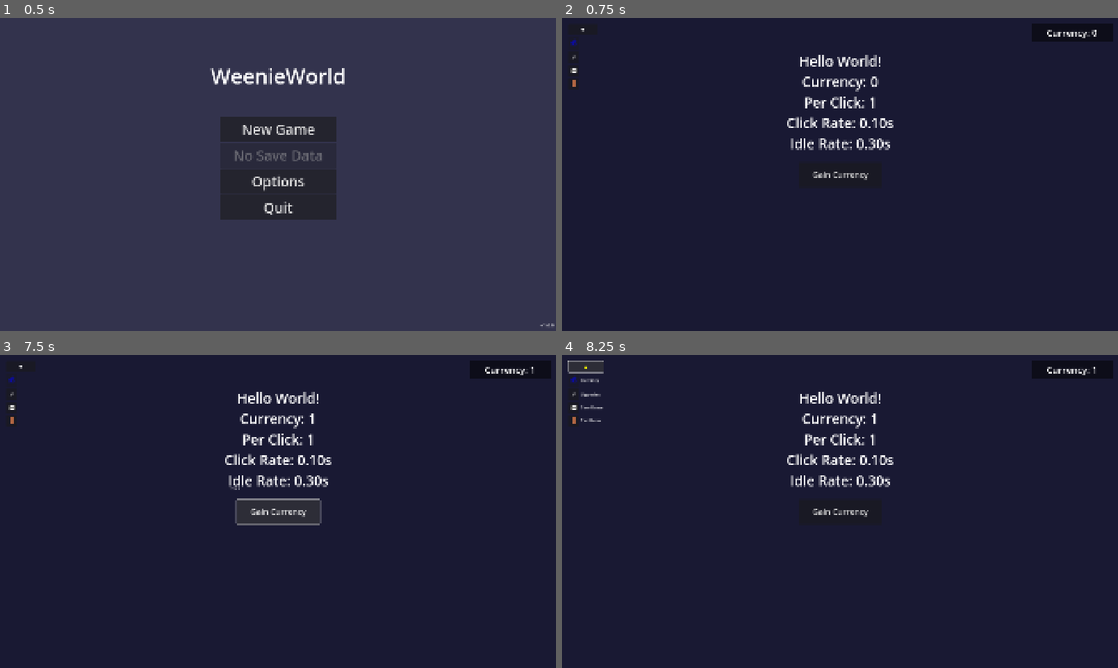
Above: before the commit, frames 1-4 (two rows, left to right).
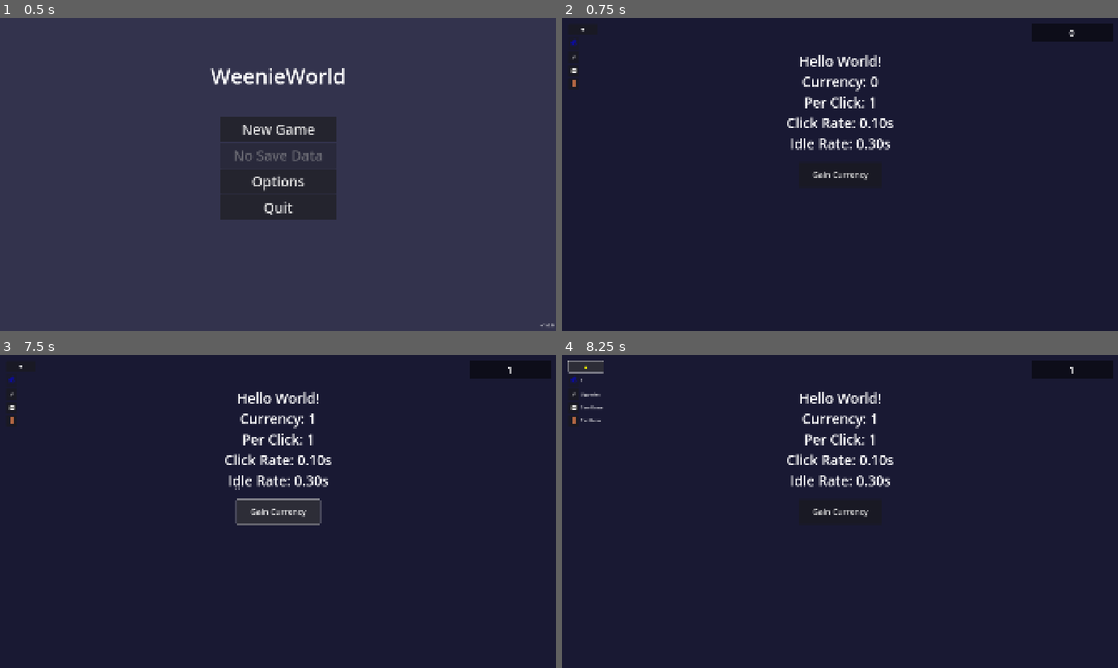
Above: after the commit, the same moments.

Repository: aaronleebrooks/weenieworld
Game: Godot game, scene res://scenes/main_menu/MainMenu.tscn
The game is run twice, just before and just after one commit, with the same random seed, the same clock (stepped at 60 frames per second) and the same inputs.
Inputs:
- Up to frame 1 (0.5 s): no input
- Up to frame 2 (0.75 s): click "New Game" at 0.5 s
- Up to frame 3 (7.5 s): click "⚡" at 1.25 s; click "Gain Currency" at 2 s; click "▼" at 2.75 s; click "▲" at 3.5 s; click "💾" at 4.25 s; click "🚪" at 5 s; click "Yes" at 5.75 s; click "New Game" at 6.5 s; click "Gain Currency" at 7.25 s
- Up to frame 4 (8.25 s): click "▼" at 8 s

Frame 1 is identical in both runs. In frame 2, 0.1% of the frame differs, in the area x 87-97%, y 3-7%; in frame 3, 0.1%; in frame 4, 0.1%, in the area x 3-96%, y 3-9%.

Commit message:
Complete currency display improvements and upgrade system
- Update currency icon tooltips to show actual currency value instead of 'Currency'
- Add dynamic currency labels that display current value when visible
- Add currency display to upgrade panel showing current balance
- Implement real-time currency updates across all displays
- Complete 5-upgrade system with linear/exponential cost scaling
- Add functional upgrade panel with cost display and purchase validation
- Update documentation to reflect current progress (7/8 Phase 2 systems complete)
- Fix signal parameter handling for currency display updates

Diff:
--- a/scenes/game/CurrencyDisplay.gd
+++ b/scenes/game/CurrencyDisplay.gd
@@ -55,5 +55,5 @@
 	var currency_manager = get_node("/root/CurrencyManager")
 	if currency_manager and currency_label:
 		var formatted_currency = currency_manager.get_formatted_currency()
-		currency_label.text = "Currency: " + formatted_currency
+		currency_label.text = formatted_currency
 		# Don't log every update - too frequent
--- a/scenes/game/CurrencyDisplay.tscn
+++ b/scenes/game/CurrencyDisplay.tscn
@@ -26,6 +26,6 @@
 anchors_preset = 15
 anchor_right = 1.0
 anchor_bottom = 1.0
-text = "Currency: 0"
+text = "0"
 horizontal_alignment = 1
 vertical_alignment = 1
--- a/scenes/game/Game.gd
+++ b/scenes/game/Game.gd
@@ -47,6 +47,9 @@
 	if currency_manager:
 		currency_manager.currency_changed.connect(_on_currency_changed)
 		currency_manager.currency_gained.connect(_on_currency_gained)
+		currency_manager.currency_changed.connect(_update_currency_icon_display)
+		currency_manager.currency_gained.connect(_update_currency_icon_display)
+		currency_manager.currency_spent.connect(_update_currency_icon_display)
 
 	# Connect to click manager for currency gain events
 	var click_manager = get_node("/root/ClickManager")
@@ -85,9 +88,30 @@
 	currency_icon.add_theme_color_override("font_disabled_color", Color.BLUE)
 	print("DEBUG: Currency icon set to non-clickable with blue text")
 
+func _get_currency_display_text() -> String:
+	"""Get the current currency value as formatted text"""
+	var currency_manager = get_node("/root/CurrencyManager")
+	if currency_manager:
+		return currency_manager.get_formatted_currency()
+	return "0"
+
+func _update_currency_icon_display(param1 = 0, param2 = ""):
+	"""Update the currency icon tooltip and label with current currency value"""
+	var currency_text = _get_currency_display_text()
+
+	# Update tooltip if tooltips are enabled
+	if not tooltips_always_visible:
+		currency_icon.tooltip_text = currency_text
+
+	# Update label if labels are visible
+	if icon_labels.has(currency_icon):
+		var label = icon_labels[currency_icon]
+		if label and label.visible:
+			label.text = currency_text
+
 func _setup_tooltips():
 	"""Setup tooltips for all icons"""
-	_setup_icon_tooltip(currency_icon, "Currency")
+	_setup_icon_tooltip(currency_icon, _get_currency_display_text())
 	_setup_icon_tooltip(upgrade_icon, "Upgrades")
 	_setup_icon_tooltip(save_icon, "Save Game")
 	_setup_icon_tooltip(exit_icon, "Exit Game")
@@ -168,6 +192,9 @@
 		var label = icon_labels[icon]
 		if label:
 			label.visible = true
+			# Update currency label with current value
+			if icon == currency_icon:
+				label.text = _get_currency_display_text()
 	print("DEBUG: All labels shown")
 
 func _hide_all_labels():
@@ -189,7 +216,7 @@
 	for icon in icon_labels:
 		var tooltip_text = ""
 		if icon == currency_icon:
-			tooltip_text = "Currency"
+			tooltip_text = _get_currency_display_text()
 		elif icon == upgrade_icon:
 			tooltip_text = "Upgrades"
 		elif icon == save_icon:
@@ -204,7 +231,7 @@
 	if not tooltips_always_visible:
 		var tooltip_text = ""
 		if icon == currency_icon:
-			tooltip_text = "Currency"
+			tooltip_text = _get_currency_display_text()
 		elif icon == upgrade_icon:
 			tooltip_text = "Upgrades"
 		elif icon == save_icon:
@@ -403,8 +430,9 @@
 
 func _on_click_completed(click_type: String, currency_gained: int):
 	"""Handle click completion events"""
-	# Show floating text for click completions
-	show_floating_text(currency_gained, get_currency_gain_position())
+	# Note: Floating text is already shown by _on_currency_gained
+	# No need to show it again here to avoid duplicates
+	pass
 
 func show_floating_text(amount: int, position: Vector2):
 	"""Show floating text for currency gain"""
--- a/scenes/ui/UpgradePanel.gd
+++ b/scenes/ui/UpgradePanel.gd
@@ -5,6 +5,7 @@
 
 @onready var upgrade_container = $UpgradeContainer
 @onready var back_button = $BackButton
+@onready var currency_display = $CurrencyDisplay
 
 var upgrade_manager: Node
 var currency_manager: Node
@@ -33,6 +34,9 @@
 
 	# Create upgrade buttons
 	_create_upgrade_buttons()
+
+	# Initial currency display update
+	_update_currency_display()
 
 func _create_upgrade_buttons():
 	"""Create buttons for all available upgrades"""
@@ -96,6 +100,7 @@
 func _on_currency_changed(new_balance: int, change_amount: int):
 	"""Update button states when currency changes"""
 	_update_all_buttons()
+	_update_currency_display()
 
 func _on_upgrade_purchased(upgrade_id: String, level: int, cost: int):
 	"""Update buttons when an upgrade is purchased"""
@@ -110,6 +115,12 @@
 			button.text = _get_upgrade_button_text(info["upgrade"])
 			button.disabled = not info.get("can_purchase", false)
 
+func _update_currency_display():
+	"""Update the currency display with current currency value"""
+	if currency_display and currency_manager:
+		var formatted_currency = currency_manager.get_formatted_currency()
+		currency_display.text = formatted_currency
+
 func _on_back_button_pressed():
 	"""Hide the upgrade panel"""
 	visible = false
@@ -118,3 +129,4 @@
 	"""Show the upgrade panel and update buttons"""
 	visible = true
 	_update_all_buttons()
+	_update_currency_display()
--- a/scenes/ui/UpgradePanel.tscn
+++ b/scenes/ui/UpgradePanel.tscn
@@ -29,6 +29,20 @@
 text = "Upgrades"
 horizontal_alignment = 1
 
+[node name="CurrencyDisplay" type="Label" parent="."]
+layout_mode = 1
+anchors_preset = 1
+anchor_left = 1.0
+anchor_right = 1.0
+offset_left = -100.0
+offset_top = 20.0
+offset_right = -20.0
+offset_bottom = 60.0
+grow_horizontal = 0
+text = "0"
+horizontal_alignment = 2
+vertical_alignment = 1
+
 [node name="UpgradeContainer" type="VBoxContainer" parent="."]
 layout_mode = 1
 anchors_preset = 8
Not shown, changed: GAME_PLAN.md
Not shown, changed: PHASE_2_DETAILED.md
